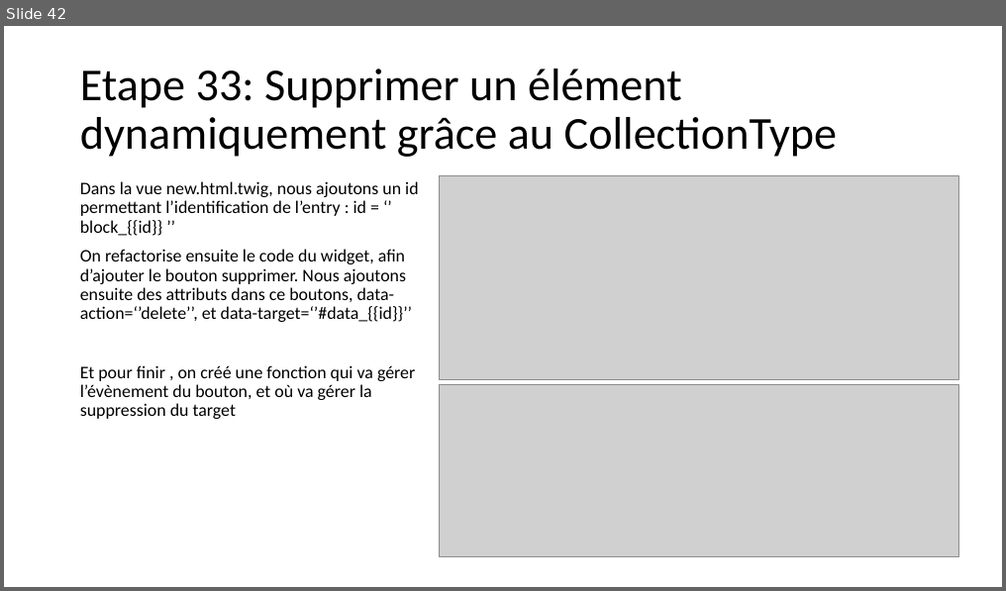
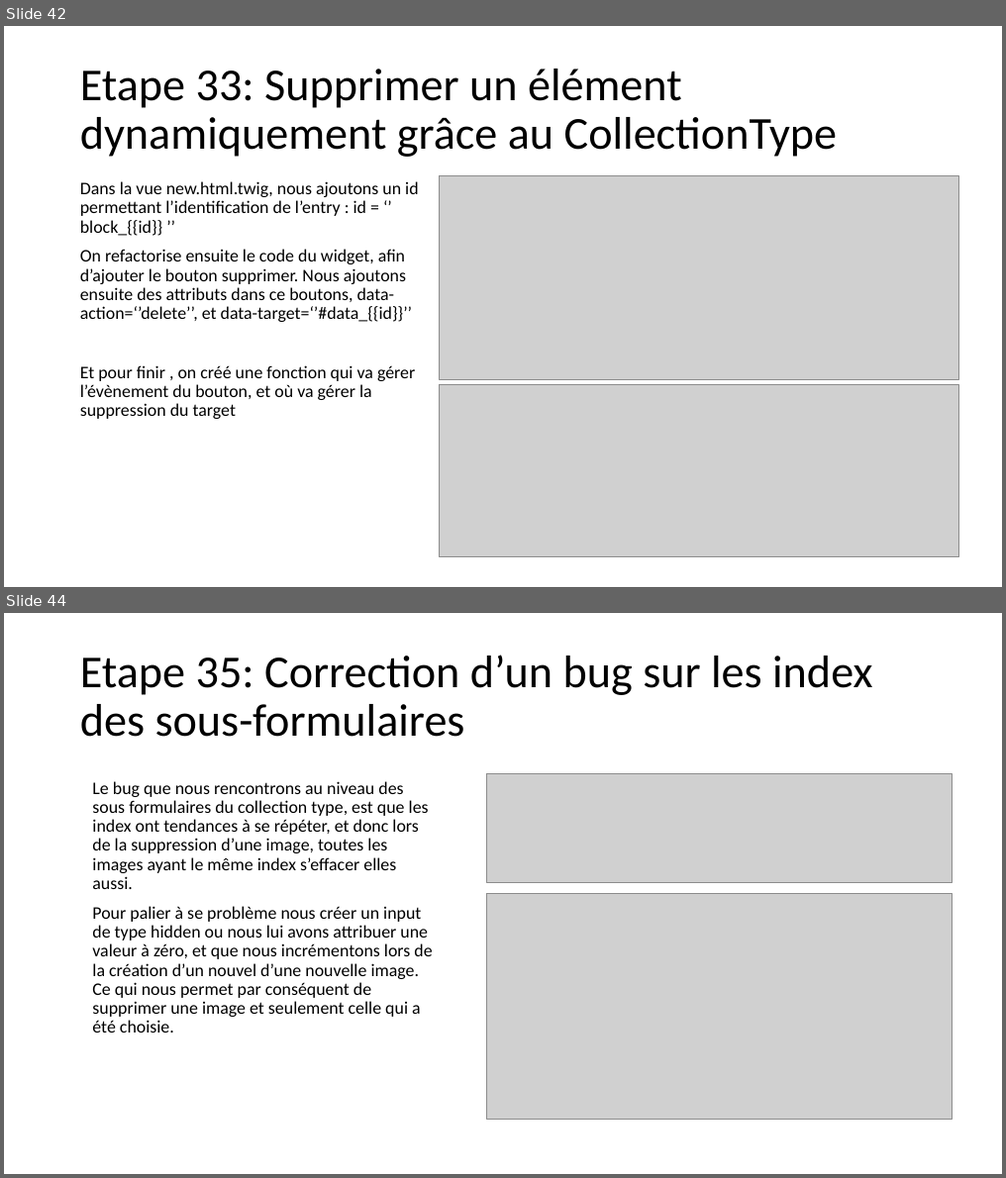
Before and after one commit to SAMTHP/TP_AFPAA, a slide deck: Apprendre symfony.pptx. Shown one above the other, each under a label of ours: slide 42 before the commit, slides 42 and 44 after it; the slides between them are not shown. The pictures are 1006x591 and 1006x1178 pixels, drawn with LibreOffice and Linux fonts; fonts in the diff are those of the drawing; grey boxes stand for pictures. Boxes give left, top, right and bottom in pixels: in the first picture for what was removed or moved away, otherwise in the second. Text is boxed around its words. In the diff, an @@ line names an element or a change of style, - is before the commit and + after.

```diff
--- a/Apprendre symfony.pptx
+++ b/Apprendre symfony.pptx
@@ slide 44 added at [4,613,1002,1174], background #FFFFFF @@
@@ title added at [80,655,872,737], 44 pt, text #000000 @@
+Etape 35: Correction d’un bug sur les index des sous-formulaires
@@ text added at [92,781,432,1033], 17 pt, text #000000 @@
+Le bug que nous rencontrons au niveau des sous formulaires du collection type, est que les index ont tendances à se répéter, et donc lors de la suppression d’une image, toutes les images ayant le même index s’effacer elles aussi.
+Pour palier à se problème nous créer un input de type hidden ou nous lui avons attribuer une valeur à zéro, et que nous incrémentons lors de la création d’un nouvel d’une nouvelle image. Ce qui nous permet par conséquent de supprimer une image et seulement celle qui a été choisie.
@@ picture added at [486,774,951,882] @@
@@ picture added at [486,894,951,1119] @@
```
Also in this commit, not shown: 1 slide changed, 4 other slides added, 6 other files.
